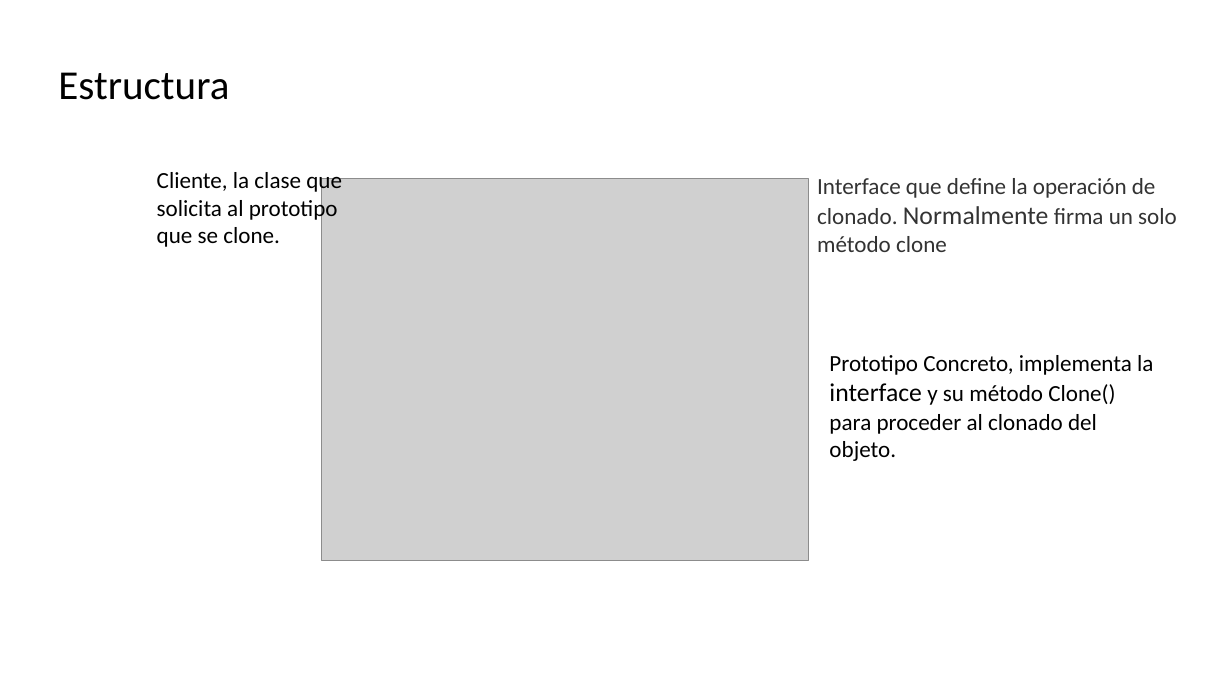
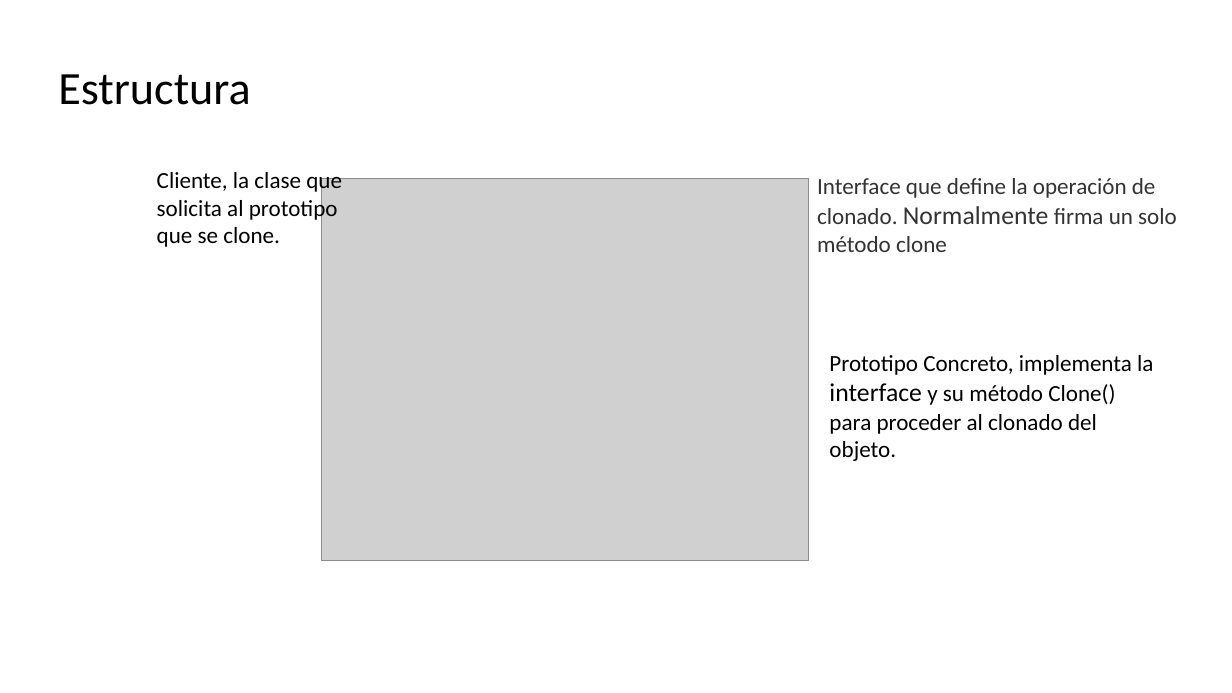
Before and after one commit to CesarLopez-Profe/Arquitectura-de-Software, a slide deck: slide 33 of Slides/4_Patrones_Creacionales.pptx. Drawn at 1232x693 pixels with LibreOffice and Linux fonts; fonts in the diff are those of the drawing; grey boxes stand for pictures; background and template pictures are left out. Boxes give left, top, right and bottom in pixels: in the first picture for what was removed or moved away, otherwise in the second. Text is boxed around its words. In the diff, an @@ line names an element or a change of style, - is before the commit and + after.

```diff
--- a/Slides/4_Patrones_Creacionales.pptx
+++ b/Slides/4_Patrones_Creacionales.pptx
@@ text "Estructura" at [58, 74, 250, 105]: size 32 to 36 pt @@
```
Also in this commit, not shown: 1 other file.
